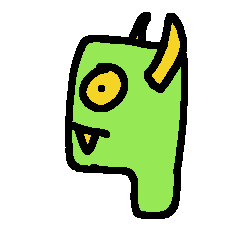
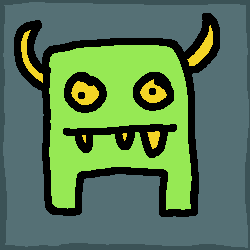
Before/after of a 250x250 layered artwork. What changed in the layer stack:
hid "chap_left" over [65, 12, 188, 219]
showed "chap_front" over [14, 13, 220, 217]
added layer "fg" above "bg" over [0, 0, 250, 250]
added layer "bg" over [0, 0, 250, 250]
